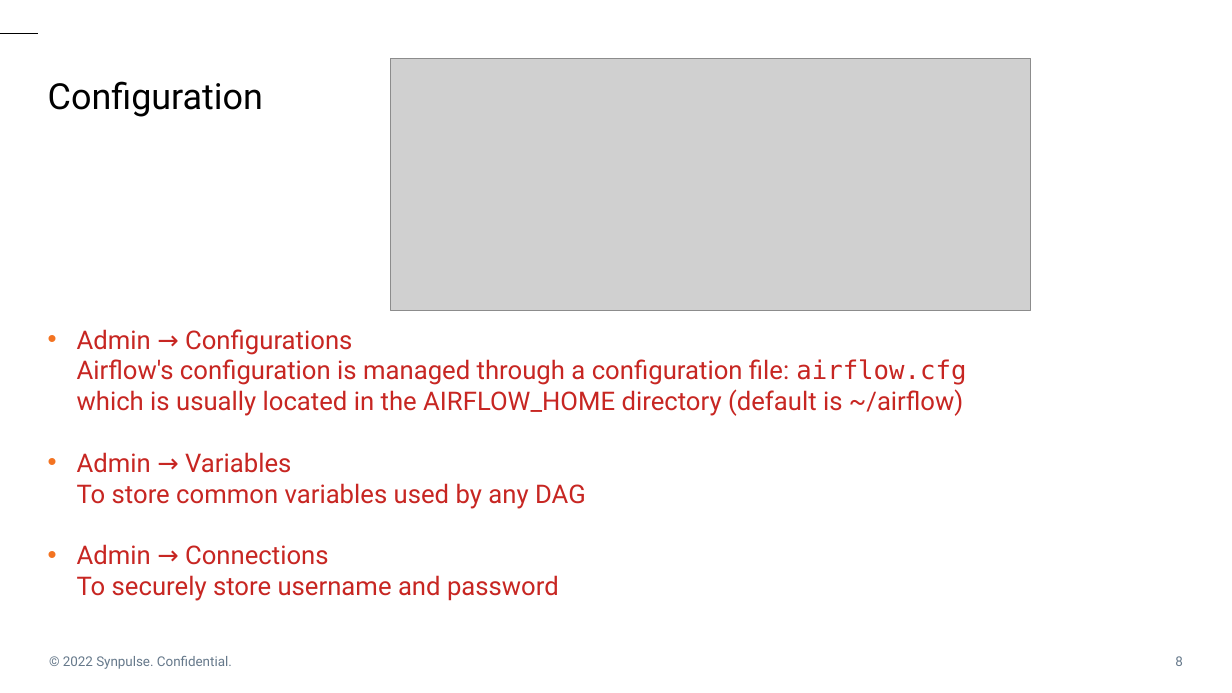
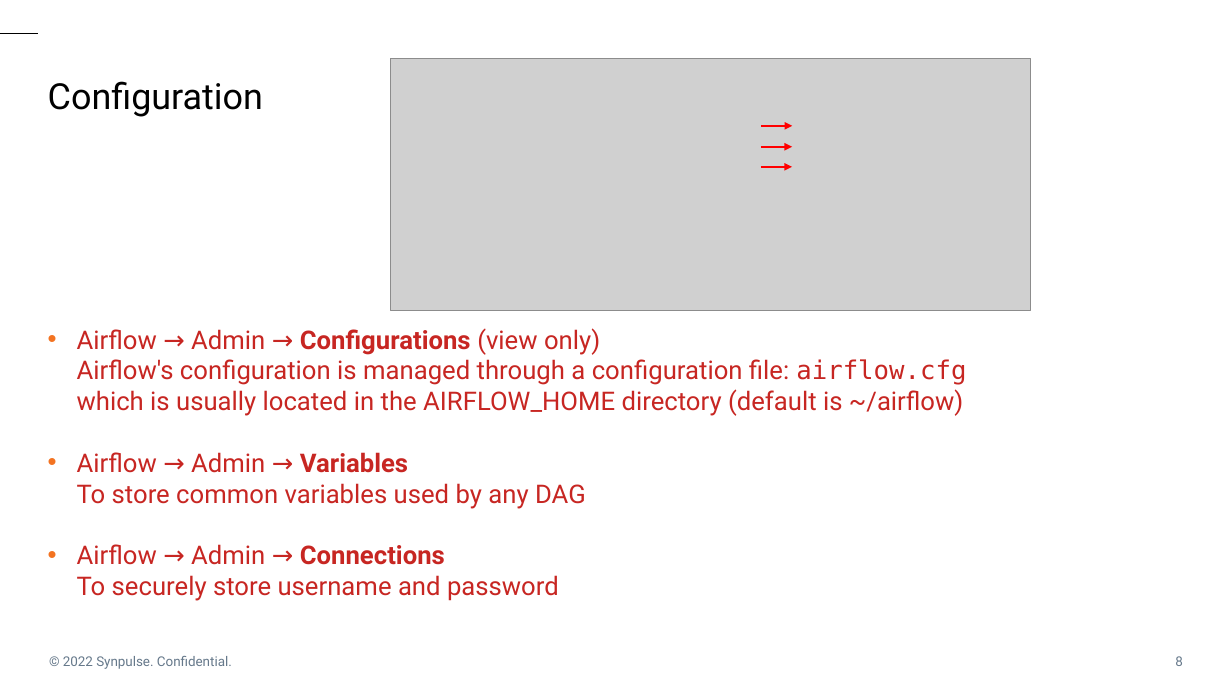
Before and after one commit to JNYH/Airflow_Introduction, a slide deck: slide 8 of Airflow_Introduction.pptx. Drawn at 1232x693 pixels with LibreOffice and Linux fonts; fonts in the diff are those of the drawing; grey boxes stand for pictures; background and template pictures are left out. Boxes give left, top, right and bottom in pixels: in the first picture for what was removed or moved away, otherwise in the second. Text is boxed around its words. In the diff, an @@ line names an element or a change of style, - is before the commit and + after.

Commit message:
added more details

```diff
--- a/Airflow_Introduction.pptx
+++ b/Airflow_Introduction.pptx
@@ arrow added from (762, 126) to (792, 126), #FF0000 1.5 pt @@
@@ arrow added from (762, 147) to (792, 147), #FF0000 1.5 pt @@
@@ arrow added from (762, 167) to (792, 167), #FF0000 1.5 pt @@
@@ text at (77, 328, 966, 601): text changed @@
-• Admin → Configurations
-  Airflow's configuration is managed through a configuration file: airflow.cfg
-  which is usually located in the AIRFLOW_HOME directory (default is ~/airflow)
-• Admin → Variables
-  To store common variables used by any DAG
-• Admin → Connections
-  To securely store username and password
+• Airflow → Admin → Configurations (view only)
+  Airflow's configuration is managed through a configuration file: airflow.cfg
+  which is usually located in the AIRFLOW_HOME directory (default is ~/airflow)
+• Airflow → Admin → Variables
+  To store common variables used by any DAG
+• Airflow → Admin → Connections
+  To securely store username and password
```
